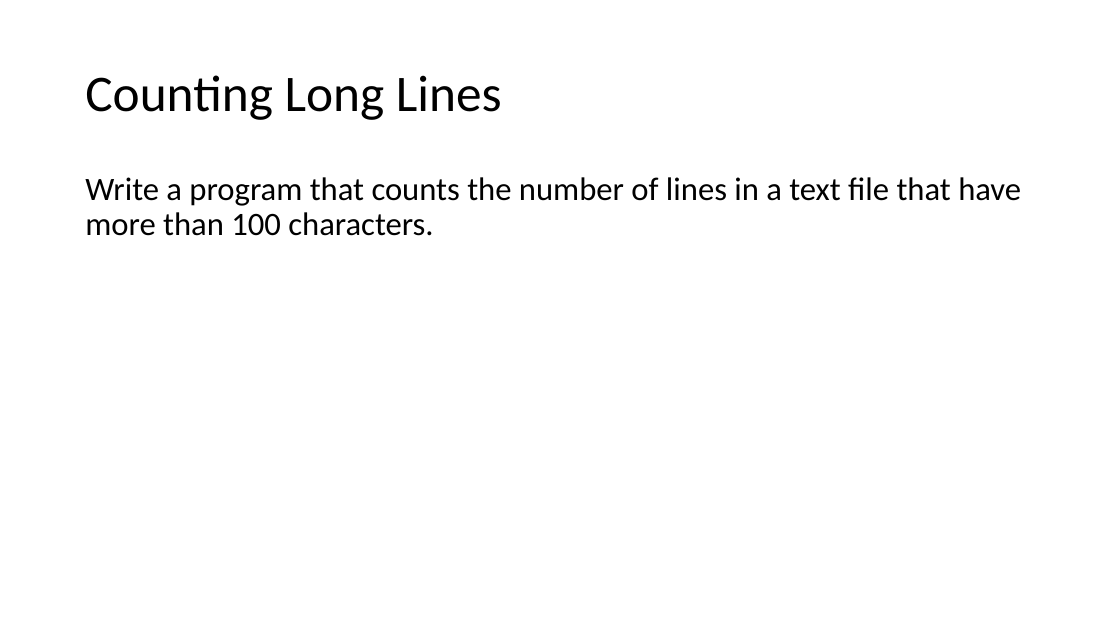
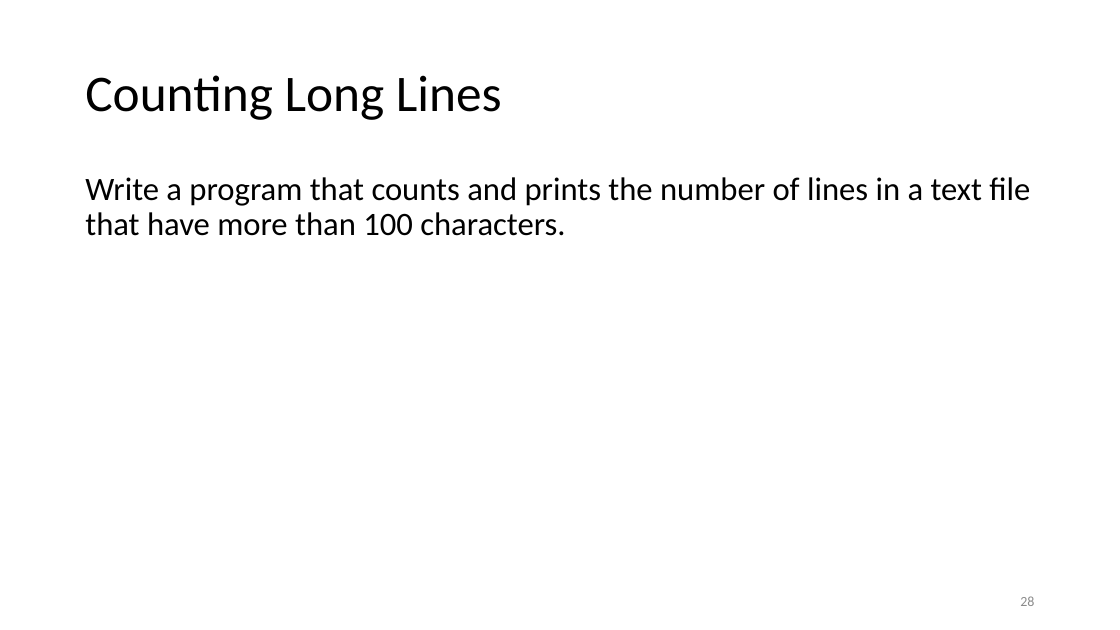
Before and after one commit to tjd1234/cmpt135spring2024, a slide deck: slide 28 of sample_code/week1/week1_cmpt135.pptx (slide 9 before the commit). Drawn at 1120x630 pixels with LibreOffice and Linux fonts; fonts in the diff are those of the drawing. Boxes give left, top, right and bottom in pixels: in the first picture for what was removed or moved away, otherwise in the second. Text is boxed around its words. In the diff, an @@ line names an element or a change of style, - is before the commit and + after.

```diff
--- a/sample_code/week1/week1_cmpt135.pptx
+++ b/sample_code/week1/week1_cmpt135.pptx
@@ text at [85, 177, 1030, 236]: text changed @@
-Write a program that counts the number of lines in a text file that have more than 100 characters.
+Write a program that counts and prints the number of lines in a text file that have more than 100 characters.
@@ page number added at [1020, 596, 1034, 606], 12 pt, text #8C8C8C @@
+28
```
Also in this commit, not shown: 8 other slides changed, 19 slides added, 6 other files.
